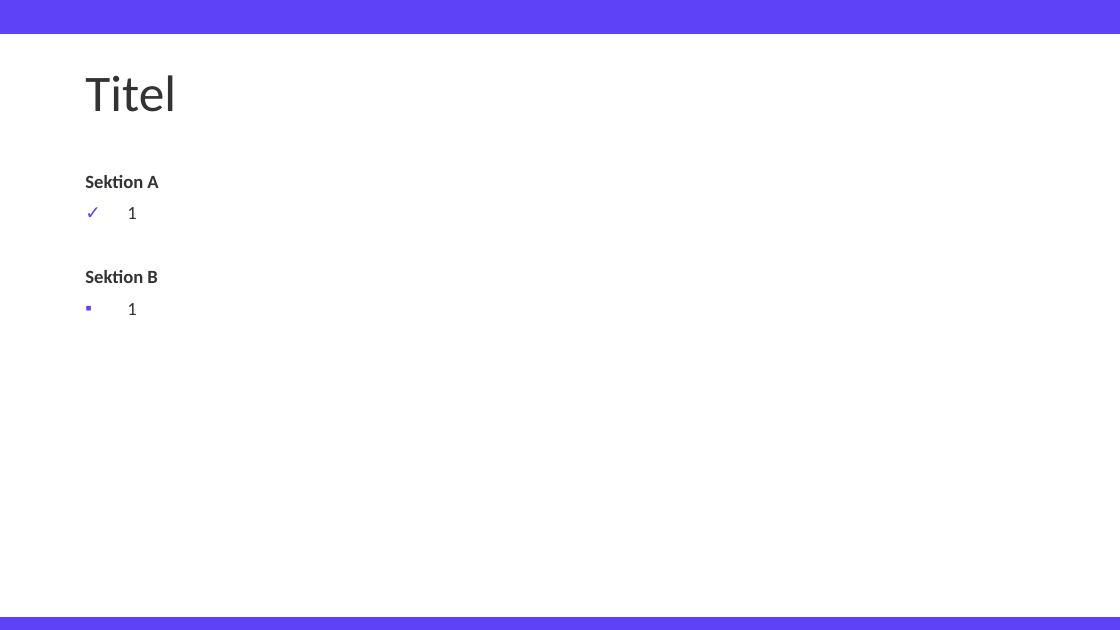
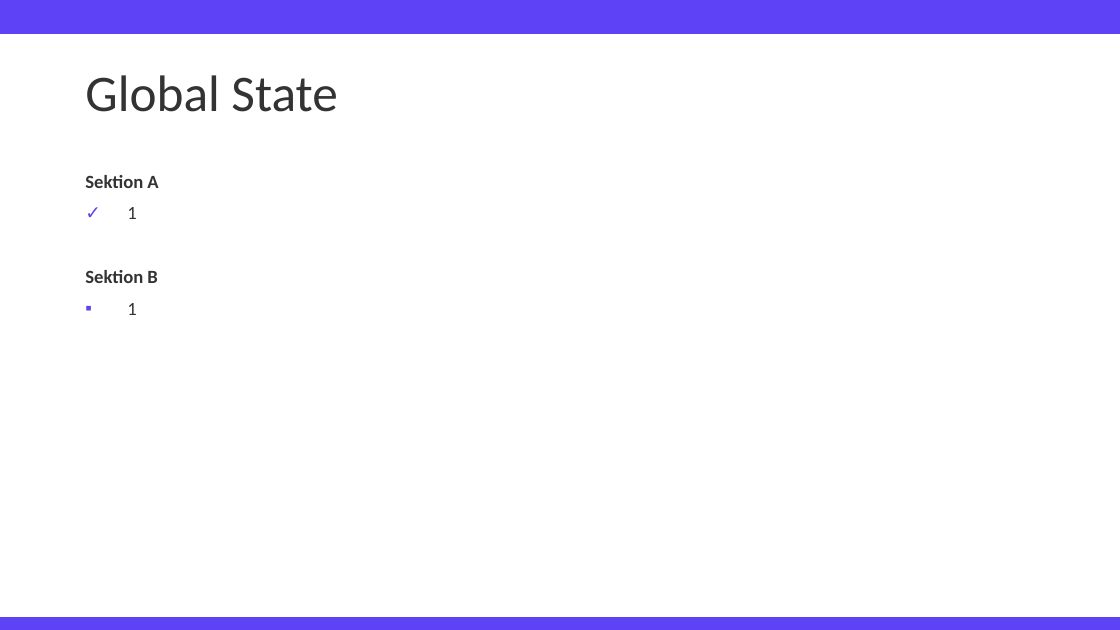
Before and after one commit to TimFehrmannAclue/techlabor_trainings_react_advanced, a slide deck: slide 12 of training_react_advanced.pptx (slide 3 before the commit). Drawn at 1120x630 pixels with LibreOffice and Linux fonts; fonts in the diff are those of the drawing; background and template pictures are left out. Boxes give left, top, right and bottom in pixels: in the first picture for what was removed or moved away, otherwise in the second. Text is boxed around its words. In the diff, an @@ line names an element or a change of style, - is before the commit and + after.

```diff
--- a/training_react_advanced.pptx
+++ b/training_react_advanced.pptx
@@ title at [85,75,337,112]: text changed @@
-Titel
+Global State
```
Also in this commit, not shown: 3 other slides changed, 12 slides added, 1 other file.
